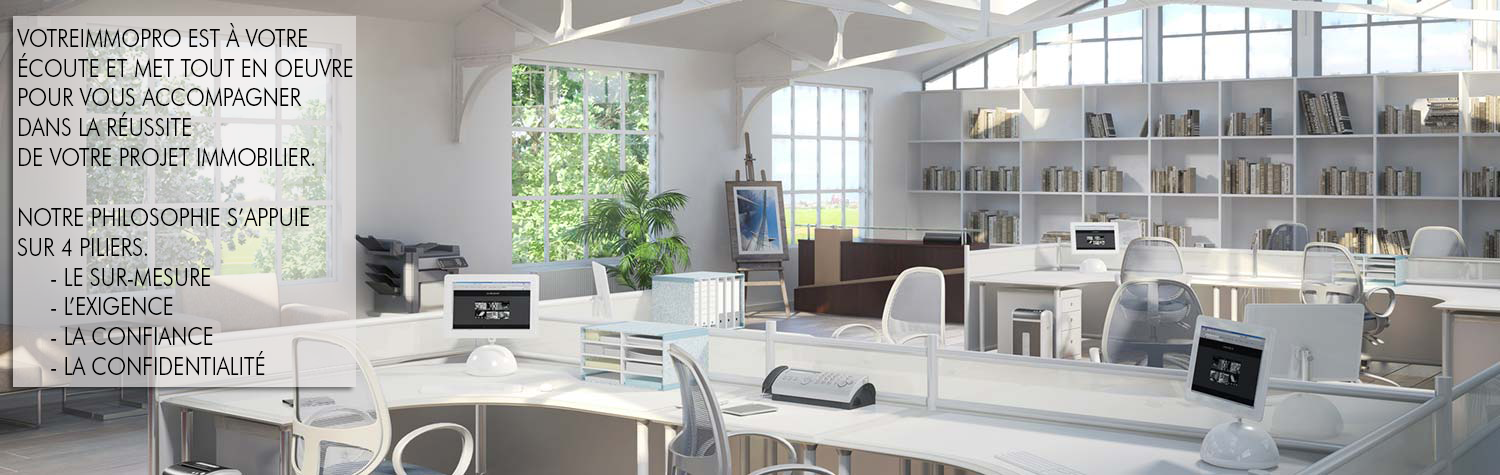
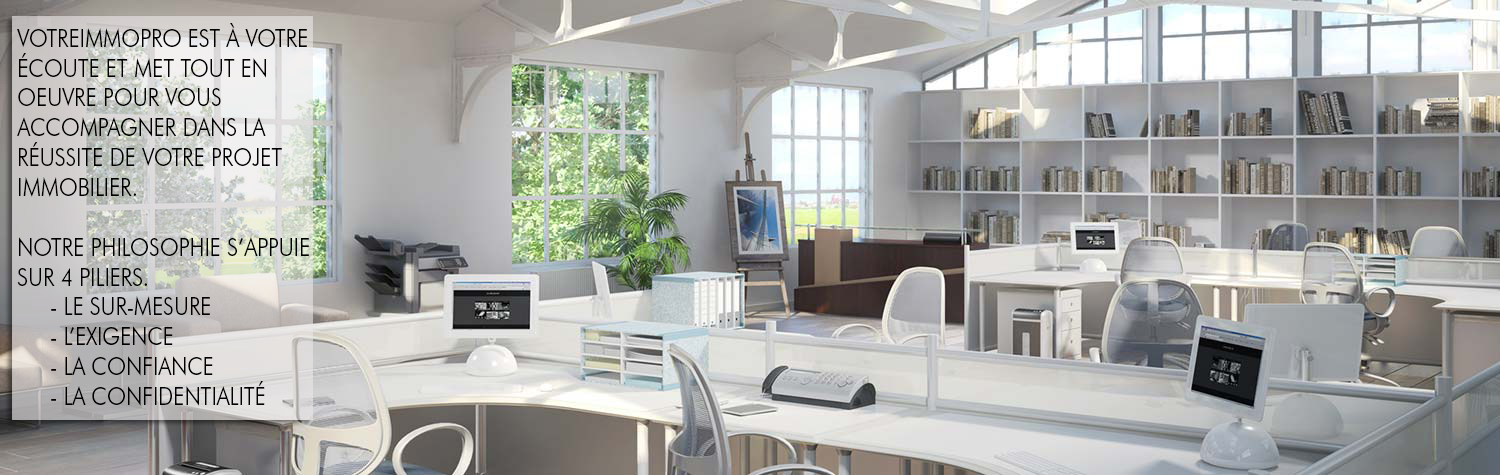
Layered file, before and after one edit (1500x475). Changes by layer:
painted on "Votreimmopro est à votre écoute et met tout en oeuvre pour vo" over [17,59,353,406]
painted on "Rectangle 1" over [12,16,356,420]
